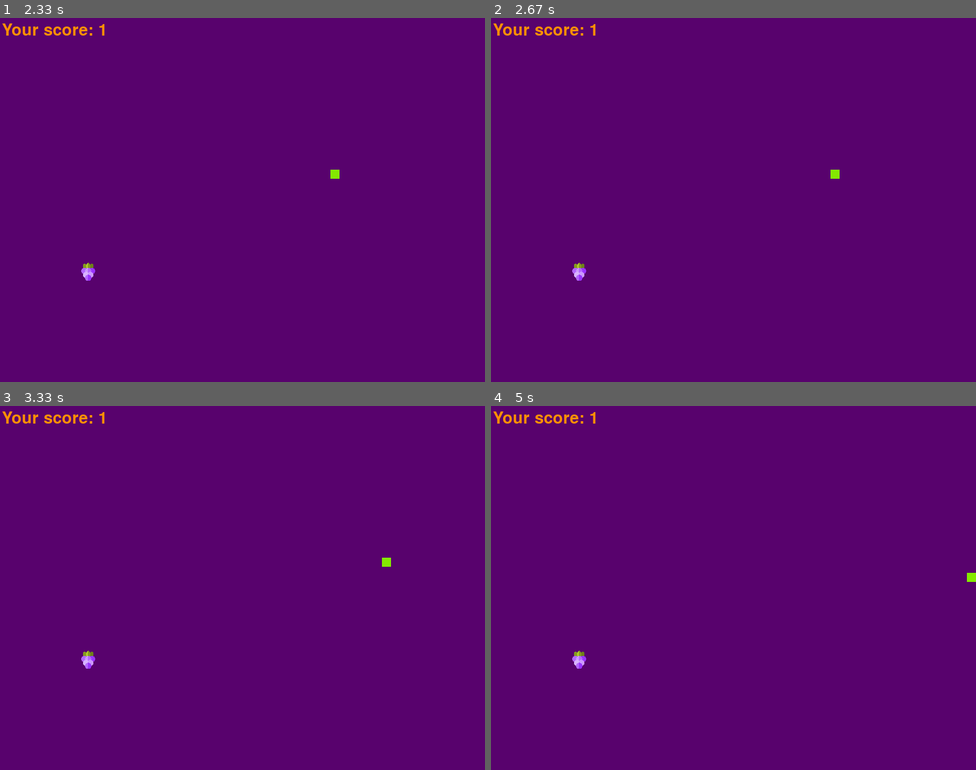
Above: before the commit, frames 1-4 (two rows, left to right).
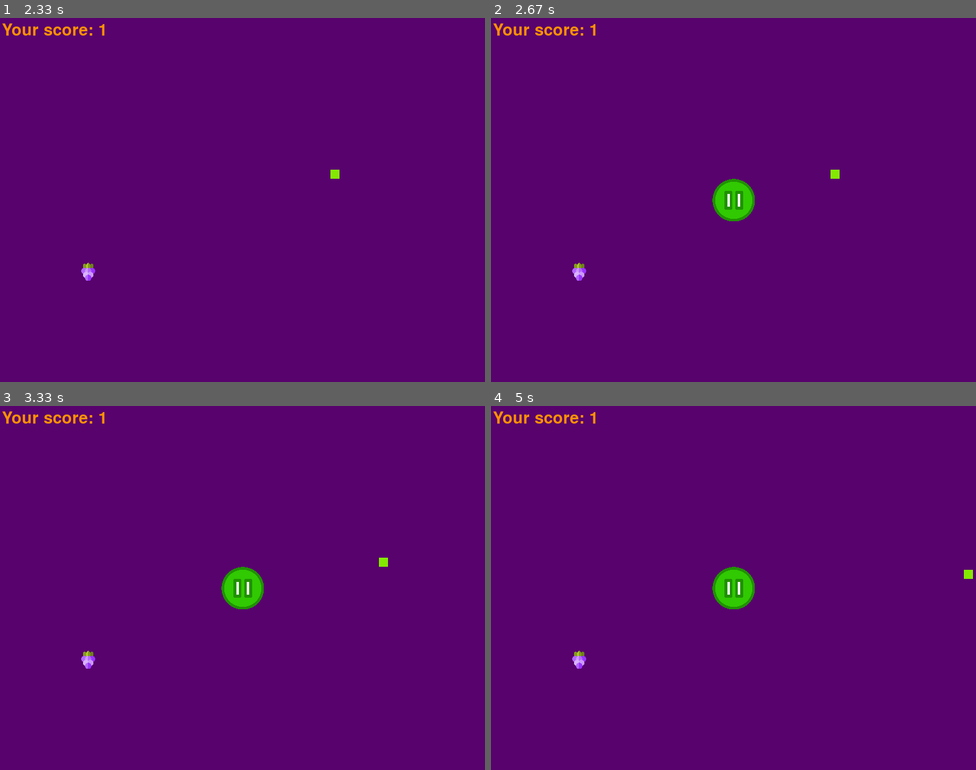
Above: after the commit, the same moments.

Repository: smorf1koo/PyGame-Snake
Game: pygame game, started from main.py
Two runs of this game, one before a commit and one after it. Both use one fixed random seed, a clock stepped at 60 frames per second and the inputs below.
Inputs:
- Up to frame 1 (2.33 s): hold Up 0.83-1.3 s; hold Right 1.33-1.8 s
- Up to frame 2 (2.67 s): tap C at 2.4 s
- Up to frame 3 (3.33 s): tap C at 2.8, 3.22 s; hold Left from 3.07 s (still down)
- Up to frame 4 (5 s): release Left at 3.47 s; tap C at 3.57, 4.72 s; hold Right 3.9-4.53 s; hold Down 4.57-4.93 s

Frame 1 is identical in both runs. In frame 2, 0.8% of the frame differs, in the area x 45-55%, y 44-56%; in frame 3, 0.8%; in frame 4, 0.9%, in the area x 45-100%, y 44-56%.

Commit message:
add pause_icon

Diff:
--- a/modules/snakegame.py
+++ b/modules/snakegame.py
@@ -106,7 +106,13 @@
             self.move_snake(self.direction_x, self.direction_y, growing)
 
             while self.paused:
+                pause_icon = g.image.load(PAUSE_ICON_PATH)
+                pause_icon = g.transform.scale(pause_icon, (70, 70))
+                self.screen.blit(pause_icon, (self.screen.get_width()/2-35, self.screen.get_height()/2-35))
+                g.display.update()
                 for event in g.event.get():
+                    if event.type == g.QUIT:
+                        g.quit()
                     if event.type == g.KEYDOWN:
                         if event.key == g.K_c:
                             self.paused = not self.paused
--- a/modules/values.py
+++ b/modules/values.py
@@ -5,4 +5,5 @@
 GROW_BIG_BERRY, GROW_SMALL_BERRY = 5, 1
 EATING_SOUND_PATH = './sounds/nyam.wav'
 END_GAME_SOUND_PATH = './sounds/end_game_sound.wav'
+PAUSE_ICON_PATH = './images/pause_icon.png'
 SNAKE_COLOR = (132, 233, 0)
Binary file added: images/pause_icon.png
